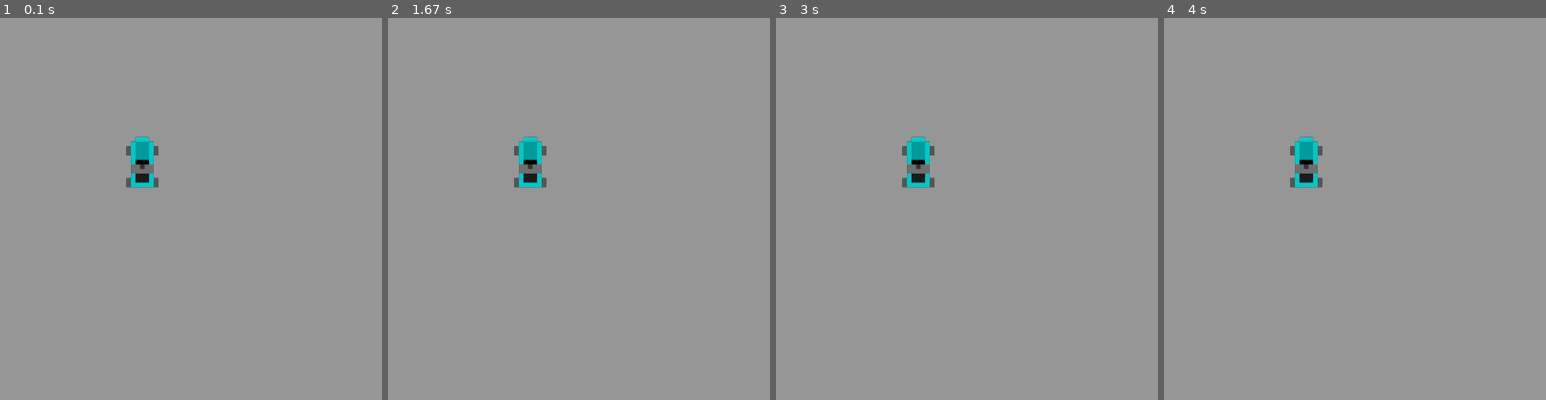
Above: before the commit, frames 1-4 (left to right).
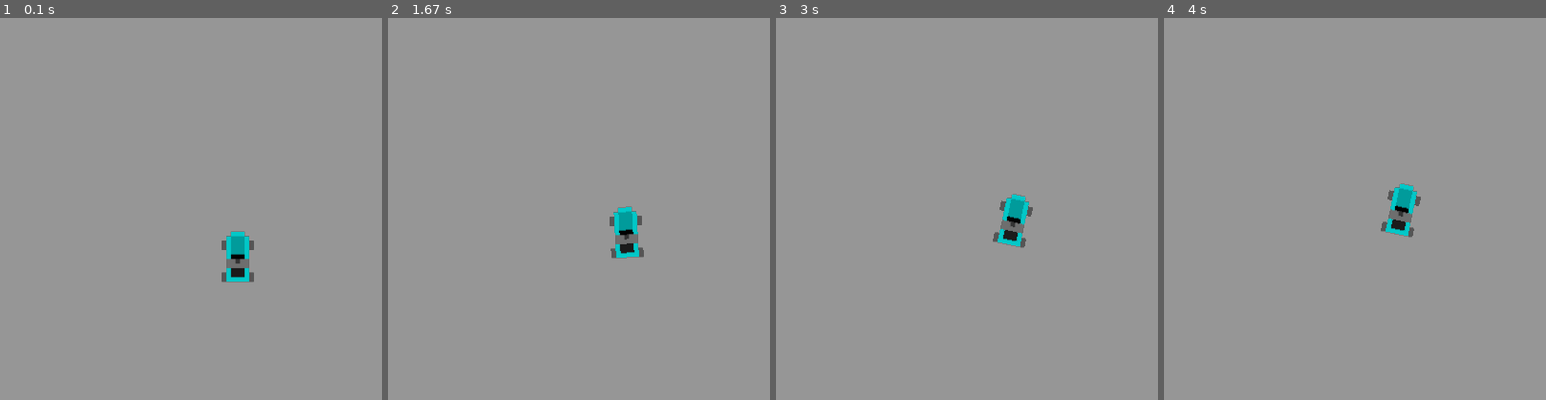
Above: after the commit, the same moments.

Repository: ztdnzunYT/Capstone-Project-2024
Game: pygame game, started from test-pygame/driving_download.py
Two runs of this game, one before a commit and one after it. Both use one fixed random seed, a clock stepped at 60 frames per second and the inputs below.
Inputs:
- Up to frame 1 (0.1 s): no input
- Up to frame 2 (1.67 s): hold Shift 0.33-0.8 s; hold D 0.33-0.8 s; hold D 0.83-1.3 s; hold W 1.33-1.63 s
- Up to frame 3 (3 s): hold D 1.67-2.13 s; hold A 2.17-2.7 s; hold Shift from 2.73 s (still down); hold S from 2.73 s (still down)
- Up to frame 4 (4 s): release Shift at 3.03 s; release S at 3.03 s; hold W from 3.83 s (still down)
The pictures show only the part of the screen within x 19-69%, y 19-69%; the shares and areas given below are measured in that part.
In our replay, the window is 600x600 before the commit and 800x800 after it. These sizes can differ from the game's own. Grey fills any space a smaller window leaves; there, only what the larger window draws over its background counts as a difference.

The runs differ from the first frame. In frame 1, 1.8% of the frame differs, in the area x 33-67%, y 31-70%; in frame 2, 1.8%, in the area x 33-67%, y 31-63%; in frame 3, 1.8%; in frame 4, 1.8%.

Commit message:
Add files via upload

Diff:
--- a/test-pygame/driving_download.py
+++ b/test-pygame/driving_download.py
@@ -1,39 +1,153 @@
-# importing required library
 import pygame
+import math
+import os
+from os import listdir
+import pygame.ftfont
 
-# activate the pygame library .
-pygame.init()
-X = 600
-Y = 600
+clock = pygame.time.Clock()
+pygame.display.set_caption("Test drifting")
+WHITE = (255,255,255)
+BLACK = (0,0,0)
+GREY  = (150,150,150)
+TARGET_FPS = 80
+SW = 800
+SH = 800
+screen = pygame.display.set_mode((SW,SH))
 
-scrn = pygame.display.set_mode((X, Y))
 
-pygame.display.set_caption('image')
+icon = pygame.image.load("C:/Users/348580/Documents/test-pygame/sprite_1_cropped.png")
+pygame.display.set_icon(icon)
 
-scrn.fill((150,150,150))
+class Kart(pygame.sprite.Sprite):
+    def __init__(self,rotation_val):
+        super(Kart,self).__init__()
+        self.image = pygame.transform.smoothscale(pygame.image.load('C:/Users/348580/Documents/test-pygame/sprite_01.png').convert_alpha(),(100,100))
+        self.surf = self.image
+        self.layers =  None
+        self.angle = 0
+        self.surf = pygame.transform.rotate(self.image,self.angle)
+        self.rect = self.surf.get_rect(center=(self.surf.get_width()/2,self.surf.get_height()/2))
+        self.rect.center = (SW/2,SH/2)
+        self.max_rotation_val = 3
+        self.rotation_val = rotation_val
+        self.drift_value = self.angle
+        self.velocity = 0.5
+        self.max_velocity = 6
+        self.acceleration = 0.008
 
-img = pygame.transform.smoothscale(pygame.image.load("sprite_01.png").convert_alpha(),(100,100))
-img_rect = img.get_rect(center=(300,300))
+    def rotate(self,left=False,right=False):
+        if kart1.velocity > 0.6:
+            if left:
+                self.angle += self.rotation_val
+            if right:
+                self.angle += -self.rotation_val
+
+        if keys[pygame.K_LSHIFT] == False:
+            if keys[pygame.K_a]:
+                if self.drift_value > self.angle:
+                    self.drift_value -=1
+
+        if keys[pygame.K_LSHIFT] == False:
+
+            if self.drift_value + self.angle > self.angle:
+                self.drift_value -=5
+
+            if right:
+                self.surf = pygame.transform.rotate(self.image,self.angle - self.drift_value)
+                self.rect = self.surf.get_rect(center=(self.rect.center))
+                self.angle = self.angle % 360
+            if left:
+                self.surf = pygame.transform.rotate(self.image,self.angle - -self.drift_value)
+                self.rect = self.surf.get_rect(center=(self.rect.center))
+                self.angle = self.angle % 360
+        else:
+            if self.drift_value <=50:
+                self.drift_value +=1
+            if self.velocity > 0.5:
+                if right == False and left:
+                    self.surf = pygame.transform.rotate(self.image,self.angle + self.drift_value)
+                    self.rect = self.surf.get_rect(center=(self.rect.center))
+                    self.angle = self.angle % 360
+                if left == False and right:
+                    self.surf = pygame.transform.rotate(self.image,self.angle + -self.drift_value)
+                    self.rect = self.surf.get_rect(center=(self.rect.center))
+                    self.angle = self.angle % 360
+
+                if left and right:
+                    self.surf = pygame.transform.rotate(self.image,self.angle )
+                    self.rect = self.surf.get_rect(center=(self.rect.center))
+                self.angle = self.angle % 360
+
+    def move_foward(self):
+        self.velocity = min((self.velocity + self.acceleration),self.max_velocity)
+        self.turn(foward=True)
+
+    def brake(self):
+        if self.velocity > 1:
+            self.velocity -=0.02
+
+    def turn(self,foward=False,backward=False):
+        radians = math.radians(self.angle)
+        vertical = math.cos(radians) * self.velocity
+        horizontal = math.sin(radians) * self.velocity
+        if foward:
+            self.rect.x -= horizontal
+            self.rect.y -= vertical
+
+kart1 = Kart(3)  #sprite
 
 
 
-scrn.blit(img, img_rect)
 
-# paint screen one time
-pygame.display.flip()
 
-status = True
-while (status):
+run = True
+while run:
+    screen.fill(GREY)
+    clock.tick(TARGET_FPS)
 
-# iterate over the list of Event objects
-# that was returned by pygame.event.get() method.
-	for i in pygame.event.get():
 
-		# if event object type is QUIT
-		# then quitting the pygame
-		# and program both.
-		if i.type == pygame.QUIT:
-			status = False
+    for event in pygame.event.get():
+        if event.type == pygame.QUIT:
+            run = False
+        elif event.type == pygame.KEYDOWN:
+            if event.key == pygame.K_ESCAPE:
+                run = False
 
-# deactivates the pygame library
+    keys = pygame.key.get_pressed()
+
+    if keys[pygame.K_w]:
+        kart1.move_foward()
+    elif keys[pygame.K_w] == False:
+        if kart1.velocity >= 0.5:
+            kart1.move_foward()
+            kart1.velocity -= 0.02
+    if keys[pygame.K_s]:
+        kart1.brake()
+    if keys[pygame.K_a]:
+        kart1.rotate(left=True)
+    if keys[pygame.K_d]:
+        kart1.rotate(right=True)
+
+    if keys[pygame.K_LSHIFT]:
+        kart1.rotation_val = 1.5
+        if keys[pygame.K_a] or keys[pygame.K_d]:
+            if kart1.velocity > .5:
+                kart1.velocity -=0.015
+    else:
+        kart1.rotation_val = 3
+
+
+
+
+    screen.blit(kart1.surf,kart1.rect)
+
+
+
+
+    pygame.display.flip()
+
+
+
+
+
 pygame.quit()
Binary file added: test-pygame/sprite_1_cropped.ico
Binary file added: test-pygame/sprite_1_cropped.png
Not shown, added: test-pygame/driving_download.exe
Not shown, added: test-pygame/driving_download.spec
